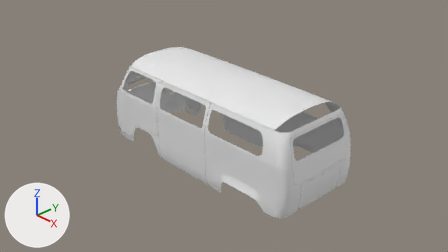
Two versions of the Blender file blender-3.6/with-materials/van.blend, one commit apart.
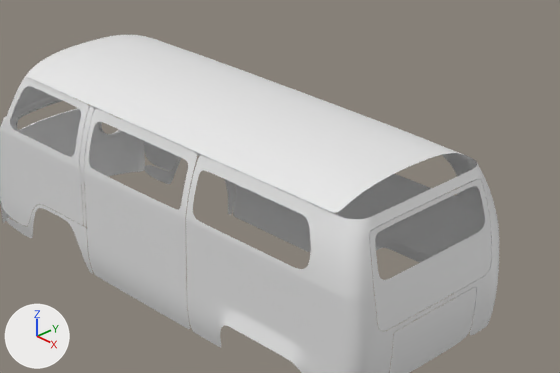
There are two pictures of each version: one from the file's camera 'Camera', one close up on the part from 26% to 85% of the width and 12% to 81% of the height. Every picture has the same lights, and +X, +Y and +Z are marked at lower left.

Script lines for the objects in view, before the commit:
```python
me_circle_001 = bpy.data.meshes.new('Circle.001')
me_circle_001.from_pydata(...)  # 544 vertices, 477 faces; spans x -2.38..1.92, y 0.0..0.88, z -0.75..0.99
me_circle_001.polygons.foreach_set('use_smooth', [True] * 477)
me_circle_002 = bpy.data.meshes.new('Circle.002')
me_circle_002.from_pydata(...)  # 905 vertices, 700 faces; spans x -2.12..2.26, y 0.0..0.92, z -0.75..0.78
me_circle_002.polygons.foreach_set('use_smooth', [True] * 700)
ob_van_001 = bpy.data.objects.new('Van.001', me_circle_001)
ob_van_001.location = (0.0, 0.0, 0.0)
_m = ob_van_001.modifiers.new('Mirror', 'MIRROR')
_m.use_axis = (False, True, False)
_m.use_clip = True
_m = ob_van_001.modifiers.new('Subdivision', 'SUBSURF')
_m.levels = 2
ob_van_002 = bpy.data.objects.new('Van.002', me_circle_002)
ob_van_002.location = (0.0, 0.0, 0.0)
_m = ob_van_002.modifiers.new('Mirror', 'MIRROR')
_m.use_axis = (False, True, False)
_m.use_clip = True
_m = ob_van_002.modifiers.new('Subdivision', 'SUBSURF')
_m.levels = 2
```
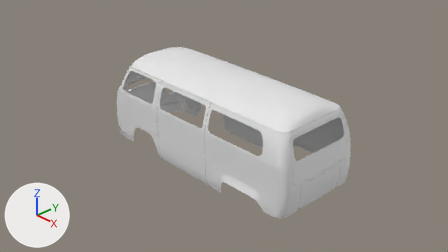
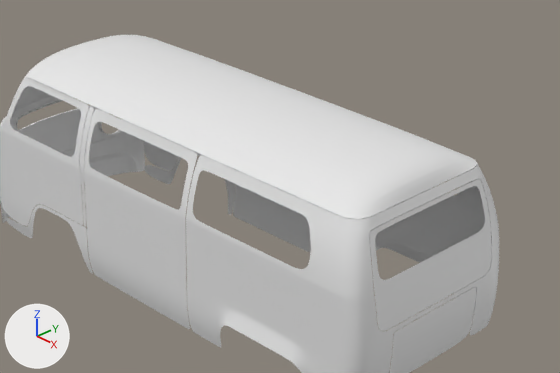
The edits, one by one:
me_circle_001 is used by ob_van_001; location (0.0, 0.0, 0.0).
me_circle_001 had 544 vertices, 477 faces and spanned x -2.38..1.92, y 0.0..0.88, z -0.75..0.99.
me_circle_001 now has 680 vertices, 604 faces and spans x -2.38..2.06, y 0.0..0.88, z -0.75..0.99.
Part 1, on me_circle_001:
5 vertices are removed from x 1.91..1.92, y 0.0..0.43, z 0.89..0.93.
5 faces are deleted.
5 vertices in x 1.82..1.83, y 0.11..0.72, z 0.79..0.95 move by (-0.03, 0.0, 0.0).
3 vertices in x 1.82, y 0.0..0.54, z 0.88..0.95 move by (-0.03, 0.0, 0.01).
21 vertices are added at x 1.91..2.06, y 0.0..0.71, z 0.78..0.94.
19 new faces join them.

Boxes [x1, y1, x2, y2] around the edits, measured in the close-ups (560 x 373 px):
'Van.001', reshaped: before [0, 35, 464, 223]; after [0, 35, 477, 223]
part 1 of me_circle_001, built on: before [314, 141, 464, 213]; after [314, 141, 477, 219]
